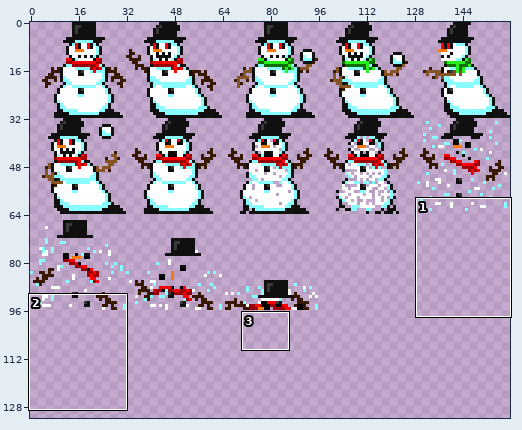
File history of a sprite sheet, src/assets/images/LD31_snowman.png. The picture above shows the old version from afar; the outline marks the close-up.
Close-up. Before:
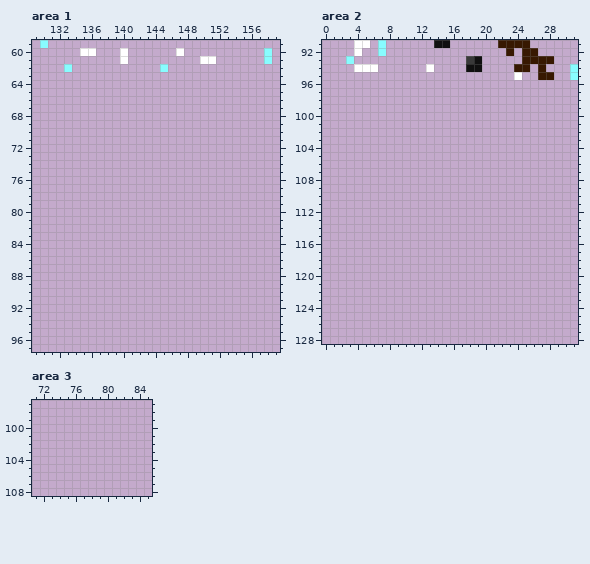
The file is 480x480 pixels, drawn in blocks of 3x3; one block is one cell here. Shown: area 1: x 129..159, y 59..97; area 2: x 0..31, y 91..128; area 3: x 71..85, y 97..108. The wide view leaves out empty margins. The commit also changed other parts of the picture, which this record leaves out.
After the commit:
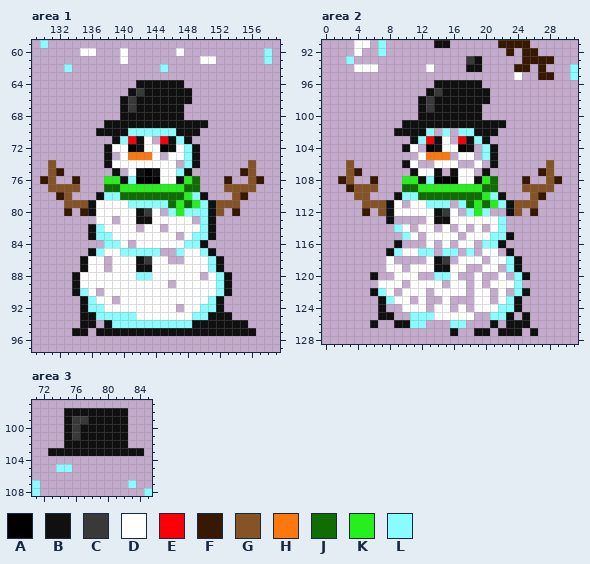
Palette (. is transparent): A #000000  B #101010  C #393939  D #ffffff  E #fb0007  F #371801  G #865327  H #fc770d  J #0f6d01  K #27ef1d  L #88fcff
Diff:
Changed rows in their new state; - is an unchanged pixel.
Area 1:
first column x 130:
64 ------------BBBBBB----------
65 -----------BCBBBBBB---------
66 ----------BCBBBBBBB---------
67 ----------BCBBBBBB----------
68 ----------BBBBBBBB----------
69 --------BBBBBBBBBBBBB-------
70 -------BBBBLLLLLLBBB--------
71 ---------BLEBD-EBLB---------
72 --------BDDABDDABDLB--------
73 --------B-DHHHD-DDLB--------
74 -G------BDDDDDDDD-LB------G-
75 -GF------B-DBABDDLB------FG-
76 FG--F---KKBLAAADDBKJ---F--GF
77 -GGGG---JJKKKKKKKKJJ---GGGG-
78 --FG---BLLJJJJJJJJKLB---GF--
79 ---GGGBDDDDLLLLLJKJKLBGGG---
80 ---F-FBDDDDDBCD-LKLLLBG-F---
81 -------DD-DDBBDDDDD-LB------
82 ------BLDDDD-DD-DDDDLB------
83 ------BLLDDDDDDDD-DLLB------
84 --------LLD-DDDDDDLLB-------
85 ------BLDDLLLLL--LDDLB------
86 -----BDD-DDDBCDD--DDDLB-----
87 -----BDD-DDDBBDDDDDDDLB-----
88 ----BDDDDDDDLLDDDDDD-DLB----
89 ----BDDDDDDDDDDD-DDDDDLB----
90 ----BLD-DDDDDDDDDDDDDDLB----
91 -----BLDD-DDDDDDDDDDDLB-----
92 -----BLLDDDDDDDDD-DDLLB-----
93 -----BBLLLLLDDDDDDDLLBBB----
94 -----BB-BLLLLLLLLLLBBBBBBB--
95 ----BB-BBBBBBBBBBBBBBBBBBBB-
Area 2:
first column x 2:
 96 ------------BBBBBB----------
 97 -----------BCBBBBBB---------
 98 ----------BCBBBBBBB---------
 99 ----------BCBBBBBB----------
100 ----------BBBBBBBB----------
101 --------BBBBBBBBBBBBB-------
102 -------BBBBL-L-LLBBB--------
103 ---------BLEBD-EBLB---------
104 --------BD-ABDDAB-LB--------
105 ----------DHHH-DD-LB--------
106 -G------BD--DDD--D-B------G-
107 -GF------BDDB-BDD-B------FG-
108 FG--F---KKBLAAADDBKJ---F--GF
109 -FGGG---JJKKKKKKKKJJ---GGGG-
110 --GG---BLLJJJJJJJJKLB---GF--
111 ---GGGBD-DDLLL-LJKJKLBGGG---
112 ---F-GBDDDDDBCD-LKL--BG-F---
113 ------B----DBBDDDDDDL-------
114 -------LD-DD-D-D-D-DL-------
115 --------LD-DDDD-DDDLLB------
116 -------B---D-D-DD-LLB-------
117 ------BLDDLL-LL-L-DD-B------
118 ------D----DBC-DDD-DDLB-----
119 ------DD-DDDBBDD--DD-LB-----
120 ----B--DDD--LLD--D--D-LB----
121 -----DDD-DDDD-DD-D-DDDL-----
122 ----BLD-DDD-DDDD-DD-D-LB----
123 -----BLDD-D--D---DD-DLB-----
124 -----B--DDD-DD-D-DDDLLB-----
125 -----BB--LLLDDDDD--LLB-B----
126 ----B--BBLL---LL---B-BBB----
127 --------------B--BB-BBB-B---
Area 3:
first column x 71:
 98 ----BBBBBBBB---
 99 ----BCCBBBBB---
100 ----BCBBBBBB---
101 ----BCBBBBBB---
102 ----BBBBBBBB---
103 --BBBBBBBBBBBB-
105 ---LL----------
107 L-----------L--
108 L-------------L
